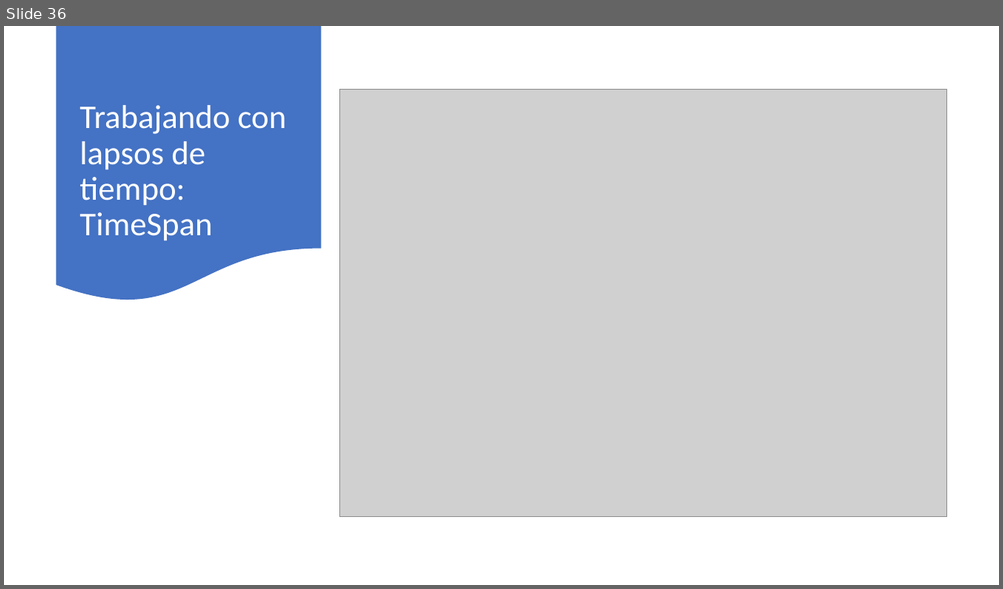
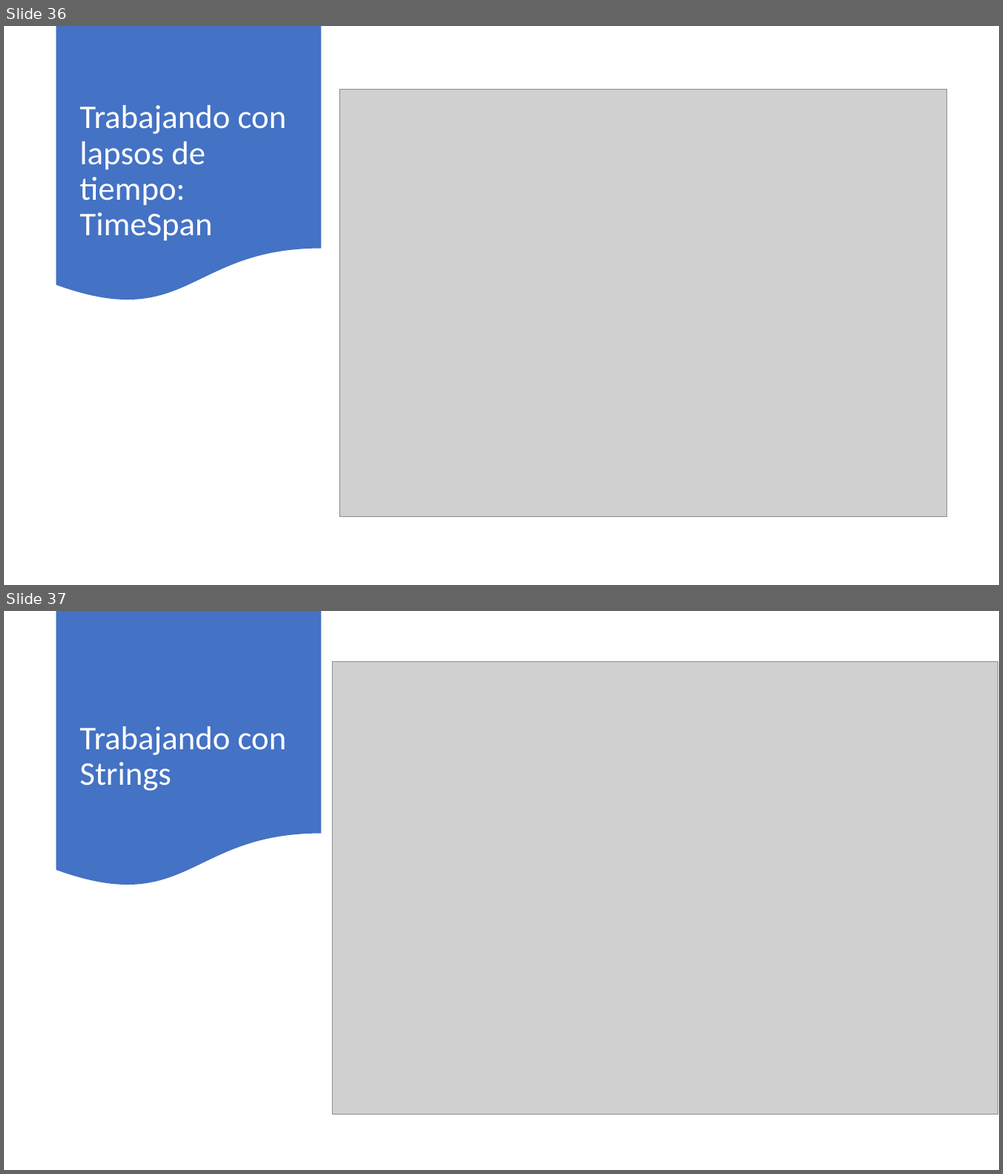
Before and after one commit to AlbertOsinaga/Curso201, a slide deck: Curso201.pptx. Shown one above the other, each under a label of ours: slide 36 before the commit, slides 36 and 37 after it. The pictures are 1003x589 and 1003x1174 pixels, drawn with LibreOffice and Linux fonts; fonts in the diff are those of the drawing; grey boxes stand for pictures. Boxes give left, top, right and bottom in pixels: in the first picture for what was removed or moved away, otherwise in the second. Text is boxed around its words. In the diff, an @@ line names an element or a change of style, - is before the commit and + after.

```diff
--- a/Curso201.pptx
+++ b/Curso201.pptx
@@ slide 37 added at bbox=[4, 611, 999, 1170], background #FFFFFF @@
@@ flow chart document added at bbox=[57, 611, 321, 889], fill #4472C4 @@
@@ picture added at bbox=[333, 662, 998, 1115] @@
@@ title added at bbox=[79, 726, 287, 791], 32 pt, text #FFFFFF @@
+Trabajando con Strings
```
Also in this commit, not shown: 15 other slides added, 20 other files.
